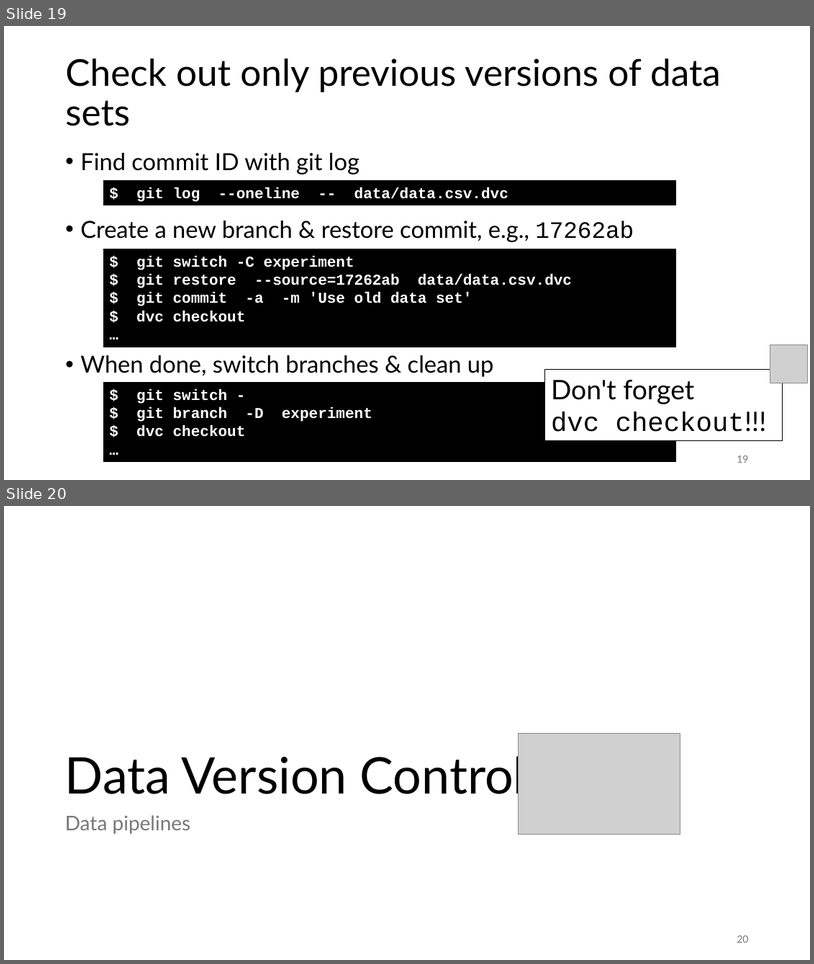
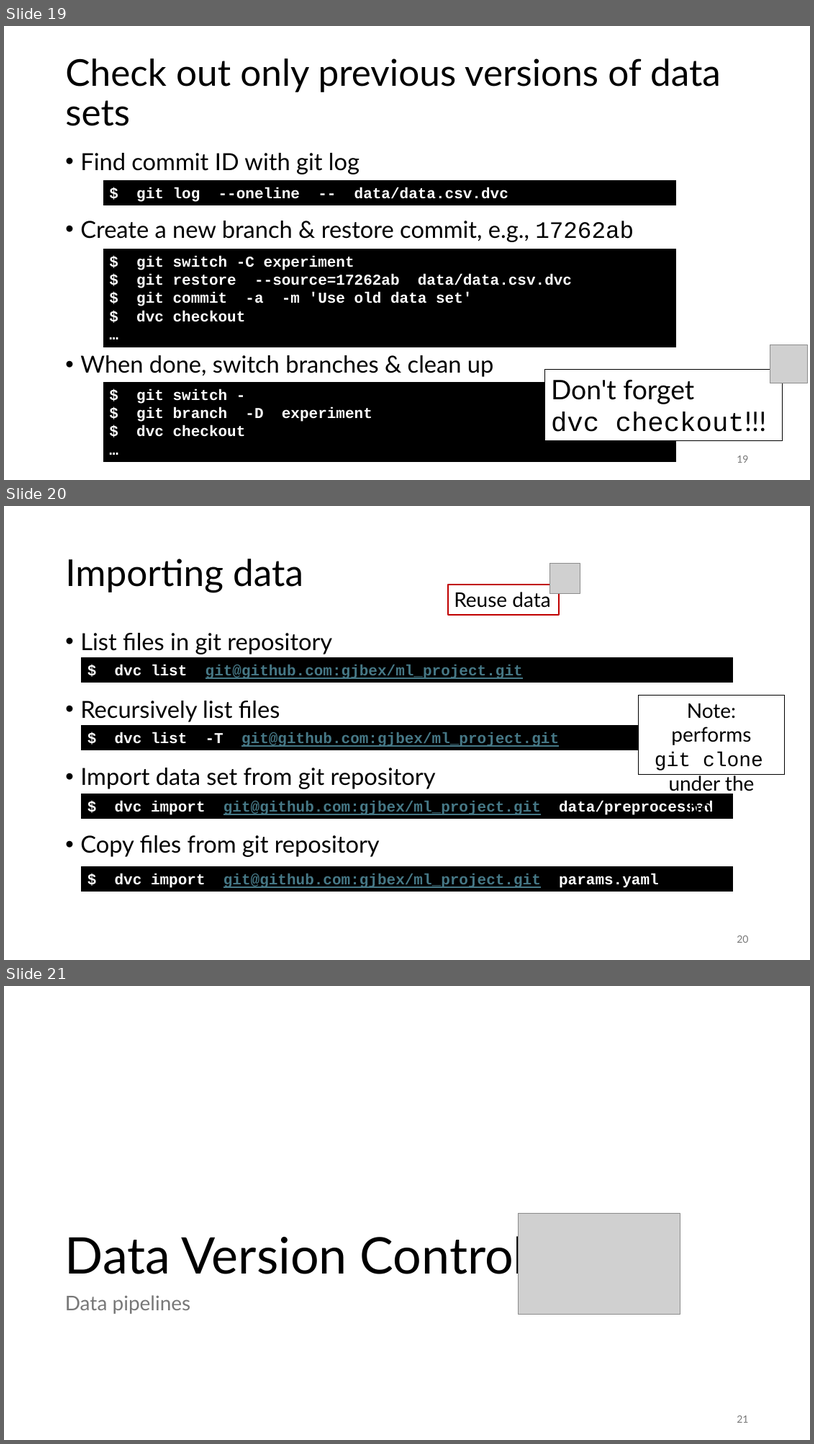
Before and after one commit to gjbex/MLOps-on-HPC, a slide deck: mlops_on_hpc.pptx. Shown one above the other, each under a label of ours: slides 19 and 20 before the commit, slides 19, 20 and 21 after it. The pictures are 814x964 and 814x1444 pixels, drawn with LibreOffice and Linux fonts; fonts in the diff are those of the drawing; grey boxes stand for pictures. Boxes give left, top, right and bottom in pixels: in the first picture for what was removed or moved away, otherwise in the second. Text is boxed around its words. In the diff, an @@ line names an element or a change of style, - is before the commit and + after.

Commit message:
Add slide on DVC data import

```diff
--- a/mlops_on_hpc.pptx
+++ b/mlops_on_hpc.pptx
@@ slide 20 added at [4, 506, 810, 960], background #FFFFFF @@
@@ title added at [65, 559, 304, 592], 44 pt, text #000000 @@
+Importing data
@@ picture added at [550, 564, 581, 594] @@
@@ rectangle added at [449, 584, 559, 615], fill #FFFFFF, outline #C00000 1.5 pt, 24 pt, text #000000 @@
+Reuse data
@@ text added at [80, 633, 436, 857], 28 pt, text #000000 @@
+• List files in git repository
+• Recursively list files
+• Import data set from git repository
+• Copy files from git repository
@@ rectangle added at [82, 658, 733, 682], fill #000000, outline #000000 0.75 pt, 18 pt, text #467886, bold, underline @@
+$ dvc list git@github.com:gjbex/ml_project.git
@@ rectangle added at [639, 695, 785, 774], fill #FFFFFF, outline #000000 0.75 pt, 24 pt, text #000000 @@
+Note: performs
+git clone
+under the hood
@@ rectangle added at [82, 725, 733, 749], fill #000000, outline #000000 0.75 pt, 18 pt, text #467886, bold, underline @@
+$ dvc list -T git@github.com:gjbex/ml_project.git
@@ rectangle added at [82, 794, 733, 818], fill #000000, outline #000000 0.75 pt, 18 pt, text #467886, bold, underline @@
+$ dvc import git@github.com:gjbex/ml_project.git data/preprocessed
@@ rectangle added at [82, 867, 733, 890], fill #000000, outline #000000 0.75 pt, 18 pt, text #467886, bold, underline @@
+$ dvc import git@github.com:gjbex/ml_project.git params.yaml
@@ page number added at [737, 935, 748, 942], 12 pt, text #797979 @@
+20
@@ what was slide 20 is now slide 21 @@
@@ page number at [737, 1415, 748, 1422]: text changed @@
-20
+21
```
